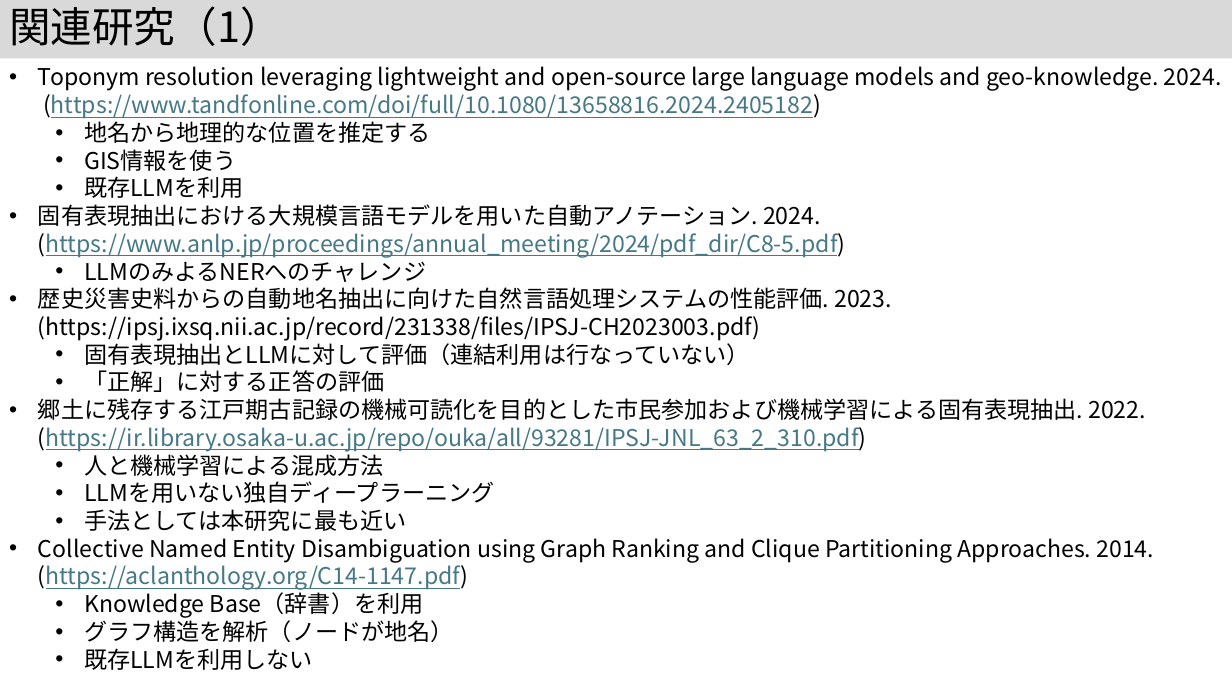
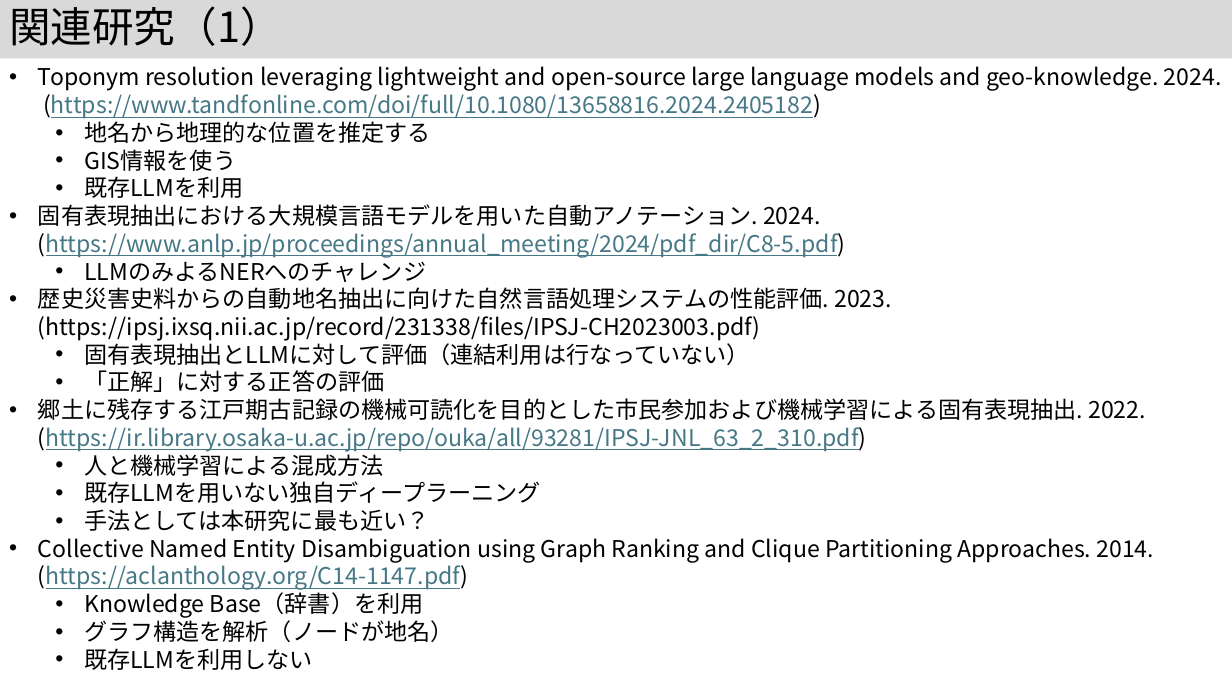
Before and after one commit to kouamano/nihongo-region-name-extract, a slide deck: slide 5 of jsik2026taikai_rev.pptx. Drawn at 1232x693 pixels with LibreOffice and Linux fonts; fonts in the diff are those of the drawing. Boxes give left, top, right and bottom in pixels: in the first picture for what was removed or moved away, otherwise in the second. Text is boxed around its words. In the diff, an @@ line names an element or a change of style, - is before the commit and + after.

Commit message:
add

```diff
--- a/jsik2026taikai_rev.pptx
+++ b/jsik2026taikai_rev.pptx
@@ text at (84,481,541,531): text changed @@
-  • LLMを用いない独自ディープラーニング
-  • 手法としては本研究に最も近い
+  • 既存LLMを用いない独自ディープラーニング
+  • 手法としては本研究に最も近い？
```
Also in this commit, not shown: 5 other slides changed.
